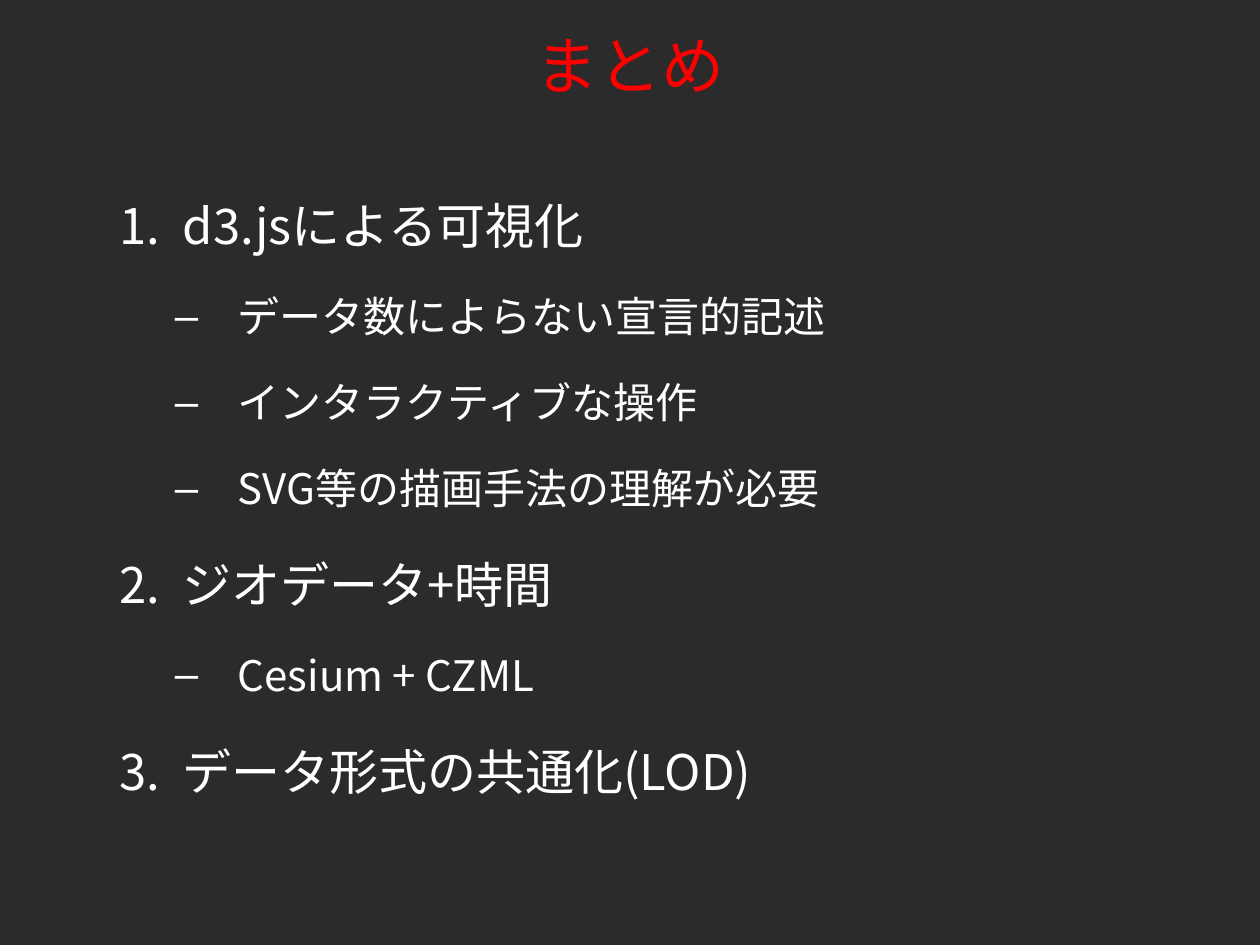
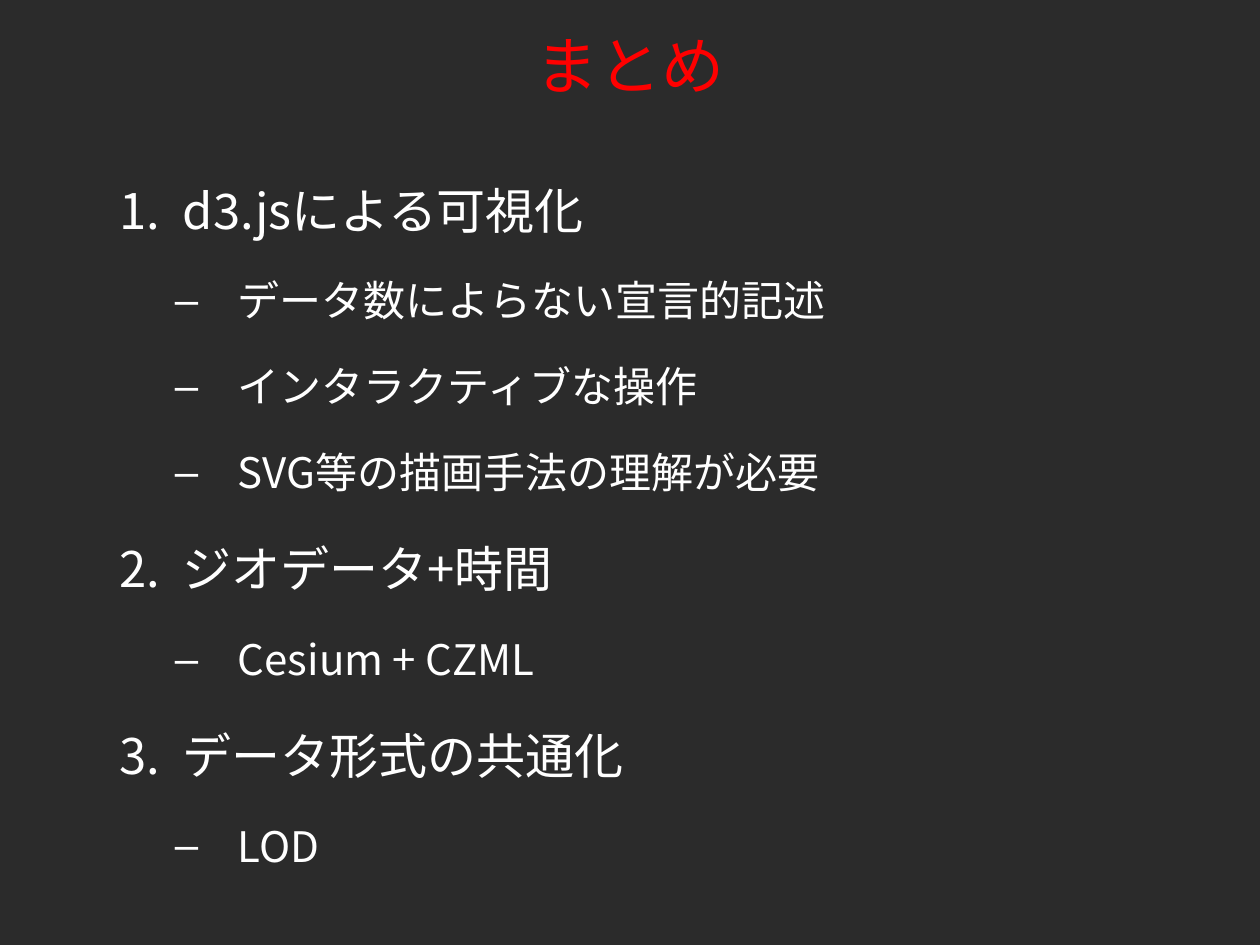
Before and after one commit to tkhrmeme/SapporoSchoolFlu, a slide deck: slide 23 of foss4g_hokkaido_2015_endo.ppt. Drawn at 1260x945 pixels with LibreOffice and Linux fonts; fonts in the diff are those of the drawing; background and template pictures are left out; a plain dark background stands for a picture behind light text. Boxes give left, top, right and bottom in pixels: in the first picture for what was removed or moved away, otherwise in the second. Text is boxed around its words. In the diff, an @@ line names an element or a change of style, - is before the commit and + after.

```diff
--- a/foss4g_hokkaido_2015_endo.ppt
+++ b/foss4g_hokkaido_2015_endo.ppt
@@ text at box(183, 732, 623, 863): text changed @@
-3. データ形式の共通化(LOD)
+3. データ形式の共通化
+  – LOD
```
Also in this commit, not shown: 5 other slides changed.
